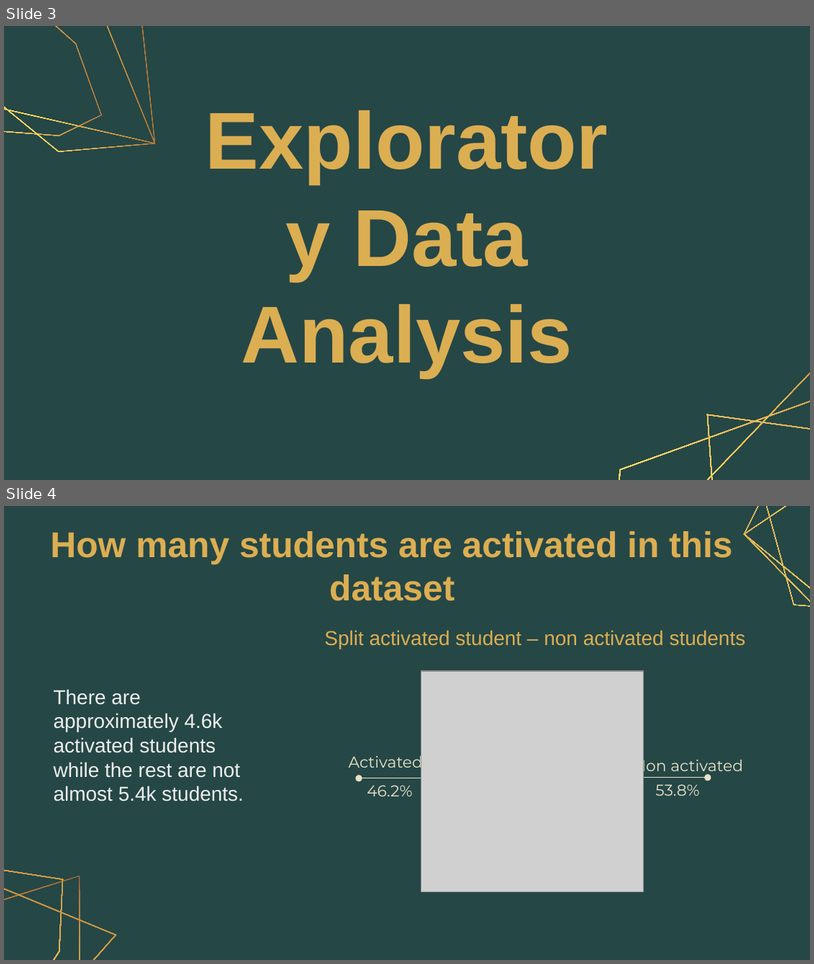
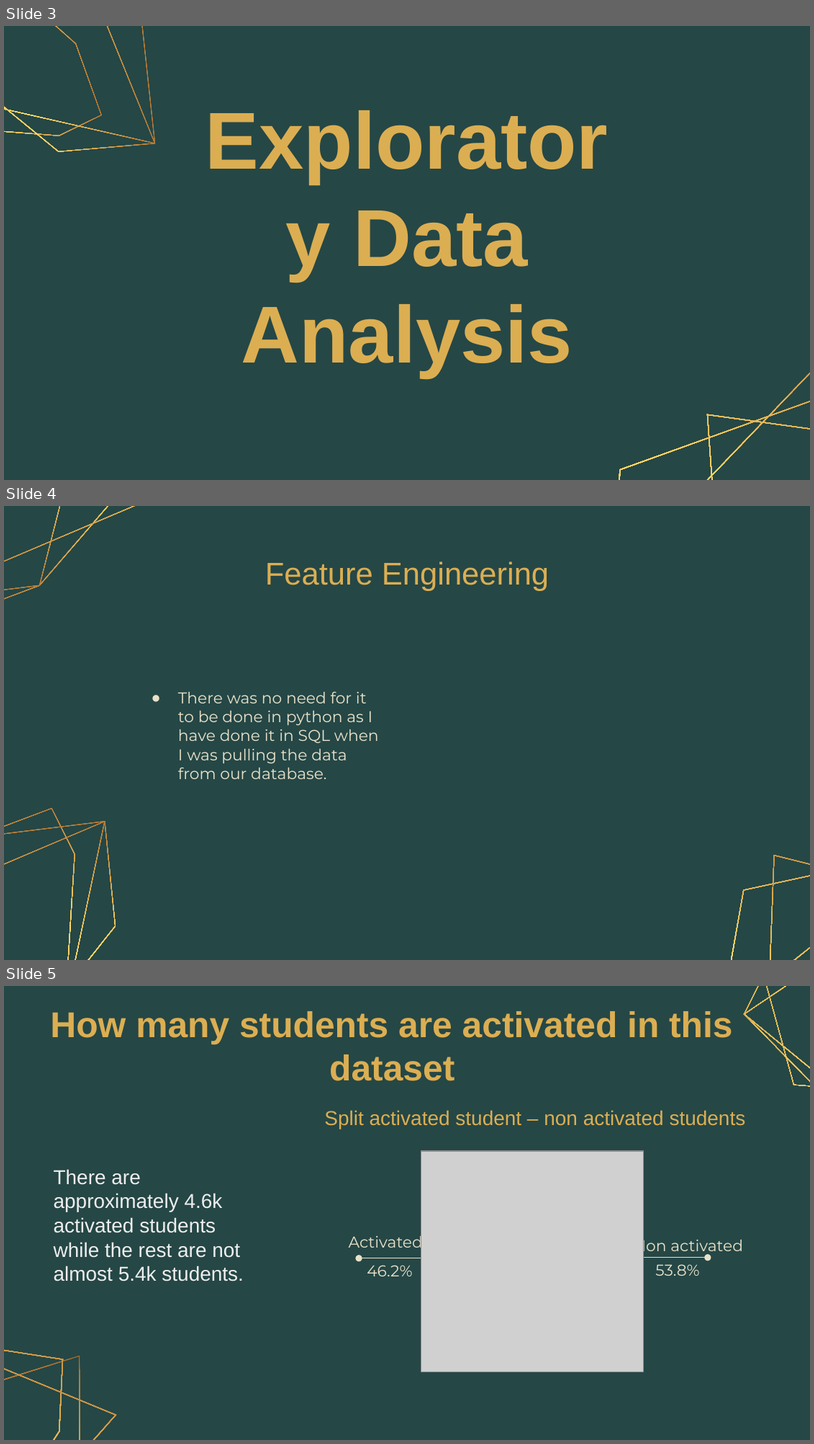
Before and after one commit to KhaliidMn/T5-data-science-project, a slide deck: Bootcamp project.pptx. Shown one above the other, each under a label of ours: slides 3 and 4 before the commit, slides 3, 4 and 5 after it. The pictures are 814x964 and 814x1444 pixels, drawn with LibreOffice and Linux fonts; fonts in the diff are those of the drawing; grey boxes stand for pictures. Boxes give left, top, right and bottom in pixels: in the first picture for what was removed or moved away, otherwise in the second. Text is boxed around its words. In the diff, an @@ line names an element or a change of style, - is before the commit and + after.

```diff
--- a/Bootcamp project.pptx
+++ b/Bootcamp project.pptx
@@ slide 4 added at [4, 506, 810, 960], background #254746 @@
@@ title added at [265, 561, 549, 591], 28 pt, text #DCAE52 @@
+Feature Engineering
@@ text added at [178, 691, 379, 779], 14 pt, text #E9E2C9 @@
+● There was no need for it to be done in python as I have done it in SQL when I was pulling the data from our database.
@@ group added at [4, 506, 810, 960]: 9 freeform shapes @@
@@ what was slide 4 is now slide 5 @@
```
